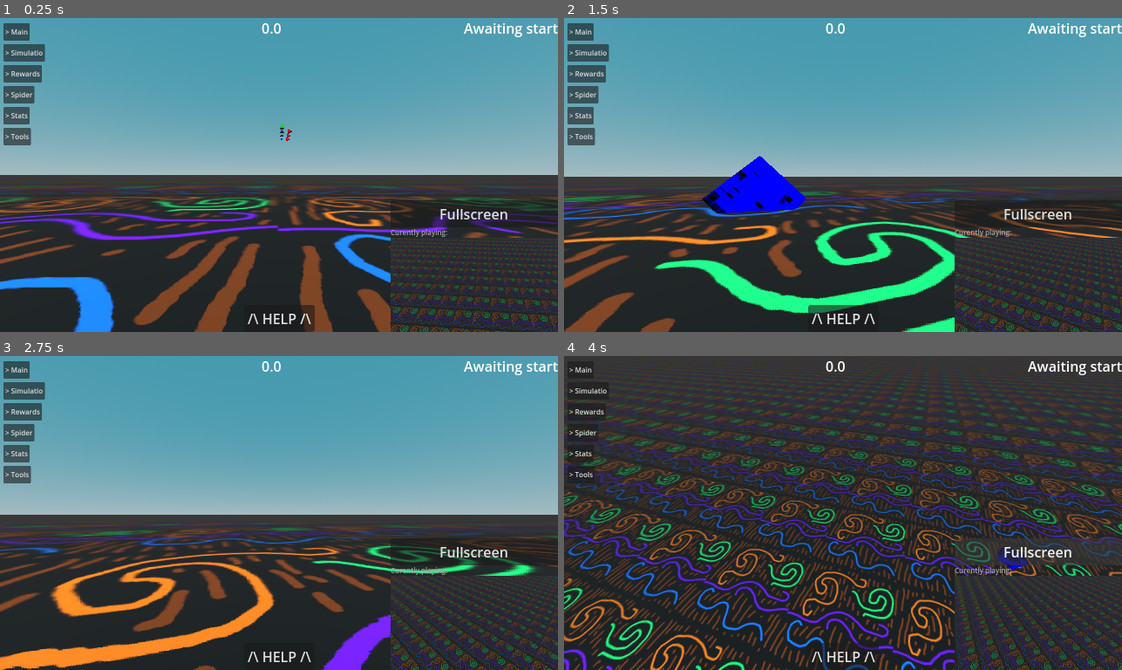
Above: before the commit, frames 1-4 (two rows, left to right).
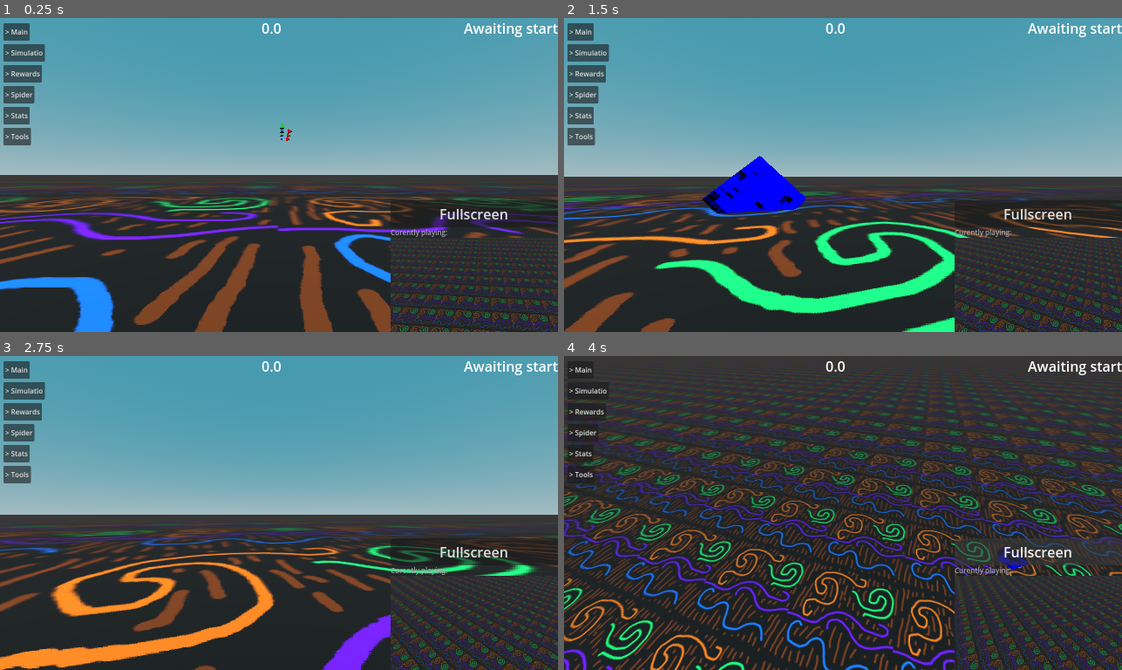
Above: after the commit, the same moments.

Repository: officialErnests/de-ai-ed
Game: Godot game, scene res://scenes/main.tscn
The game is run twice, just before and just after one commit, with the same random seed, the same clock (stepped at 60 frames per second) and the same inputs.
Inputs (mouse positions are in pixels of both pictures, inside the frame that each line leads up to):
- Up to frame 1 (0.25 s): no input
- Up to frame 2 (1.5 s): tap Enter at 0.5 s; move the mouse to (870, 175) at 0.52 s; hold W (movement_forward) 0.53-1.25 s; hold Shift (fast) 0.53-1.25 s; click (870, 175) at 0.67 s; drag from (731, 190) to (815, 237) at 1.27 s
- Up to frame 3 (2.75 s): move the mouse to (334, 443) at 2.02 s; hold D (movement_right) from 2.03 s (still down); hold Right mouse button (r_click) from 2.03 s (still down)
- Up to frame 4 (4 s): move the mouse to (837, 519) at 2.77 s; release D (movement_right) at 2.78 s; release Right mouse button (r_click) at 2.78 s; hold W (movement_forward) 2.78-3.53 s; tap Mouse wheel down (scroll_down) at 2.85 s; click (837, 519) at 2.92 s; move the mouse to (1010, 560) at 3.52 s; hold A (movement_left) from 3.53 s (still down); hold Mouse wheel up (scroll_up) from 3.53 s (still down)

The runs differ from the first frame. In frame 1, 0.3% of the frame differs, in the area x 44-57%, y 91-100%; in frame 2, 0.3%; in frame 3, 0.1%; in frame 4, 0.4%, in the area x 43-57%, y 91-100%.

Commit message:
v1 EXPORT++

Diff:
--- a/scenes/main.tscn
+++ b/scenes/main.tscn
@@ -876,6 +876,7 @@
 
 [node name="Readme" type="CanvasLayer" parent="Camera_setup/NeckOrSmthing/Dron/Floating_cam"]
 layer = 2
+visible = false
 
 [node name="Panel" type="Panel" parent="Camera_setup/NeckOrSmthing/Dron/Floating_cam/Readme"]
 anchors_preset = -1
@@ -896,7 +897,6 @@
 offset_bottom = -10.0
 grow_horizontal = 2
 grow_vertical = 2
-scroll_vertical = 1096
 horizontal_scroll_mode = 0
 vertical_scroll_mode = 2
 
@@ -916,7 +916,8 @@
 [node name="smaller" type="Label" parent="Camera_setup/NeckOrSmthing/Dron/Floating_cam/Readme/Panel/ScrollContainer/VBoxContainer"]
 layout_mode = 2
 theme_override_colors/font_color = Color(0.76240367, 0.76240367, 0.76240367, 1)
-text = "aka Terry simulator 2000"
+text = "aka Terry simulator 2000
+also README.md is better"
 horizontal_alignment = 1
 
 [node name="middle" type="Label" parent="Camera_setup/NeckOrSmthing/Dron/Floating_cam/Readme/Panel/ScrollContainer/VBoxContainer"]
